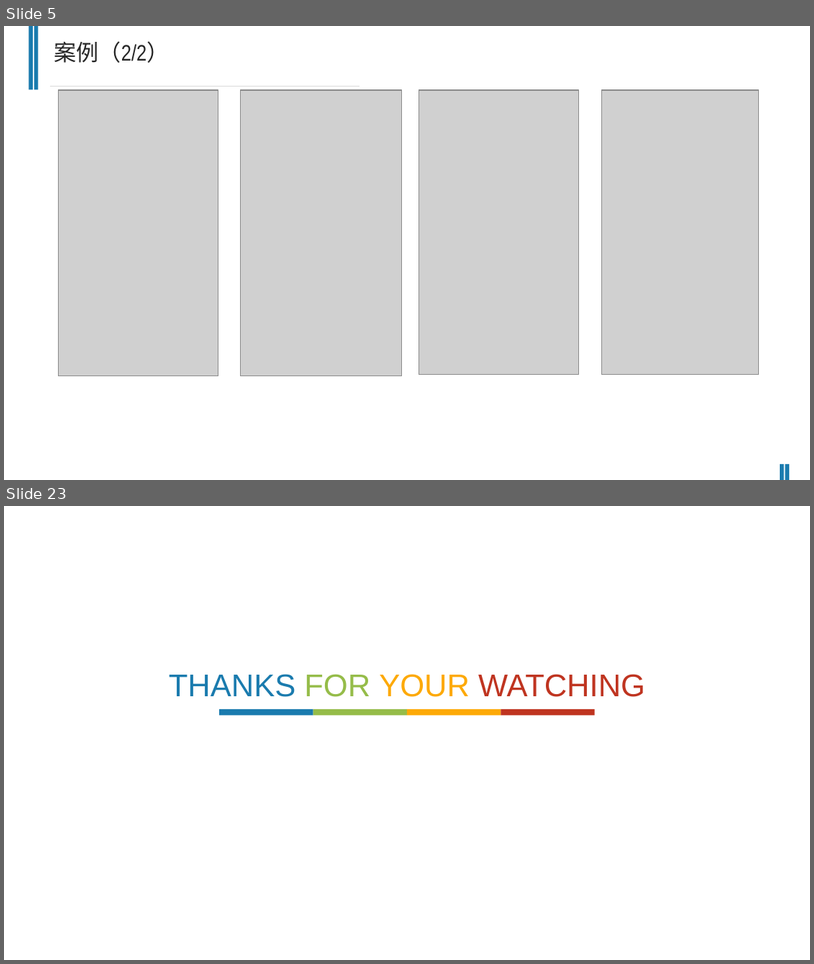
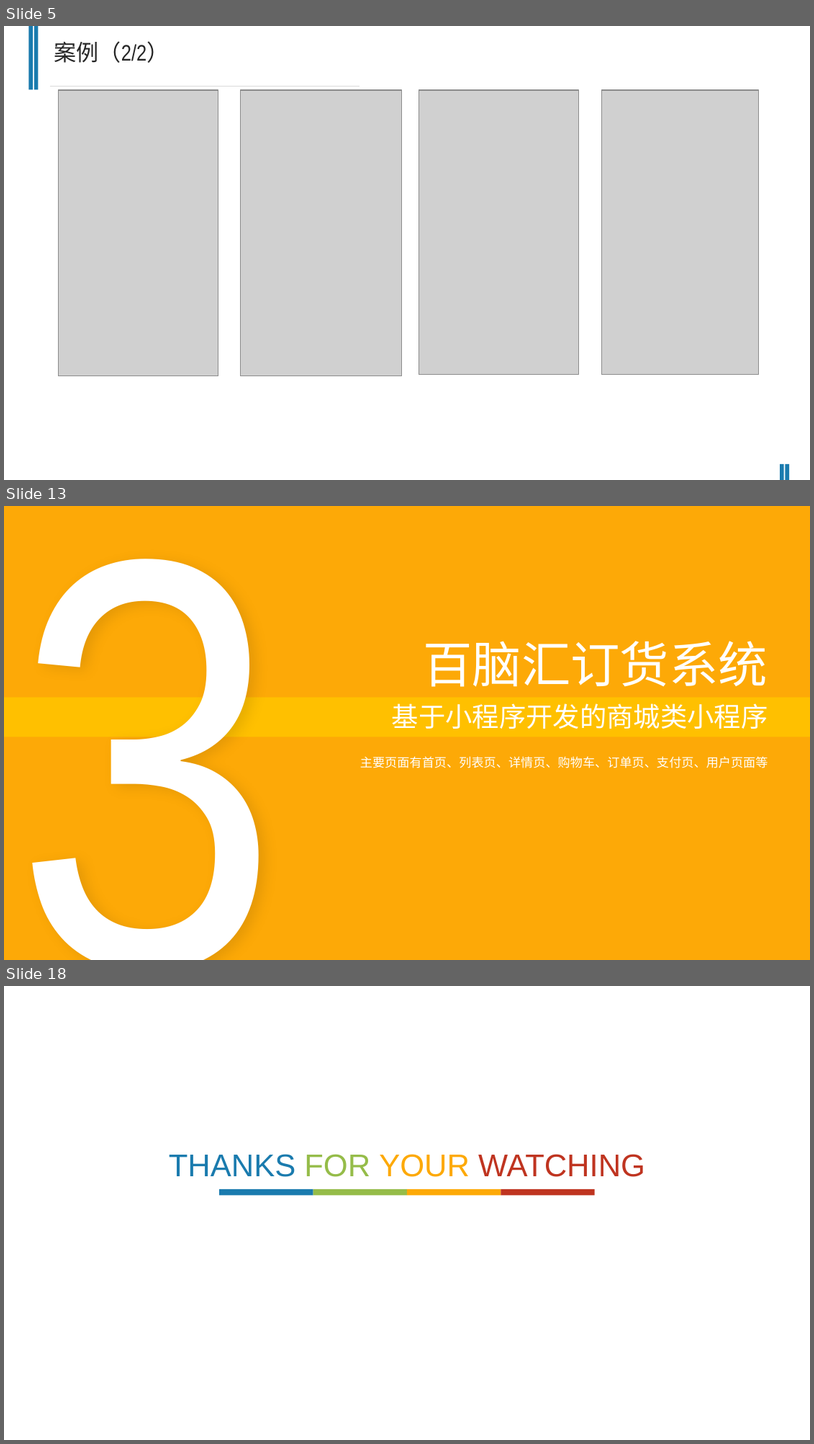
Before and after one commit to chanchunlei/weChat, a slide deck: ccl.pptx. Shown one above the other, each under a label of ours: slides 5 and 23 before the commit, slides 5, 13 and 18 after it; the slides between them are not shown. The pictures are 814x964 and 814x1444 pixels, drawn with LibreOffice and Linux fonts; fonts in the diff are those of the drawing; grey boxes stand for pictures. Boxes give left, top, right and bottom in pixels: in the first picture for what was removed or moved away, otherwise in the second. Text is boxed around its words. In the diff, an @@ line names an element or a change of style, - is before the commit and + after.

```diff
--- a/ccl.pptx
+++ b/ccl.pptx
@@ slide 13 added at bbox=[4, 506, 810, 960], background #FDA907 @@
@@ text added at bbox=[6, 506, 334, 960], 520 pt, text #FFFFFF @@
+3
@@ text added at bbox=[423, 641, 768, 687], 44 pt, text #FFFFFF @@
+百脑汇订货系统
@@ rectangle added at bbox=[4, 697, 810, 736], fill #FFC000 @@
@@ text added at bbox=[392, 703, 769, 728], 24 pt, text #FFFFFF @@
+基于小程序开发的商城类小程序
@@ text added at bbox=[360, 756, 768, 768], 11 pt, text #FFFFFF @@
+主要页面有首页、列表页、详情页、购物车、订单页、支付页、用户页面等
@@ what was slide 23 is now slide 18 @@
```
Also in this commit, not shown: 3 slides changed, 9 other slides added, 16 slides removed.
